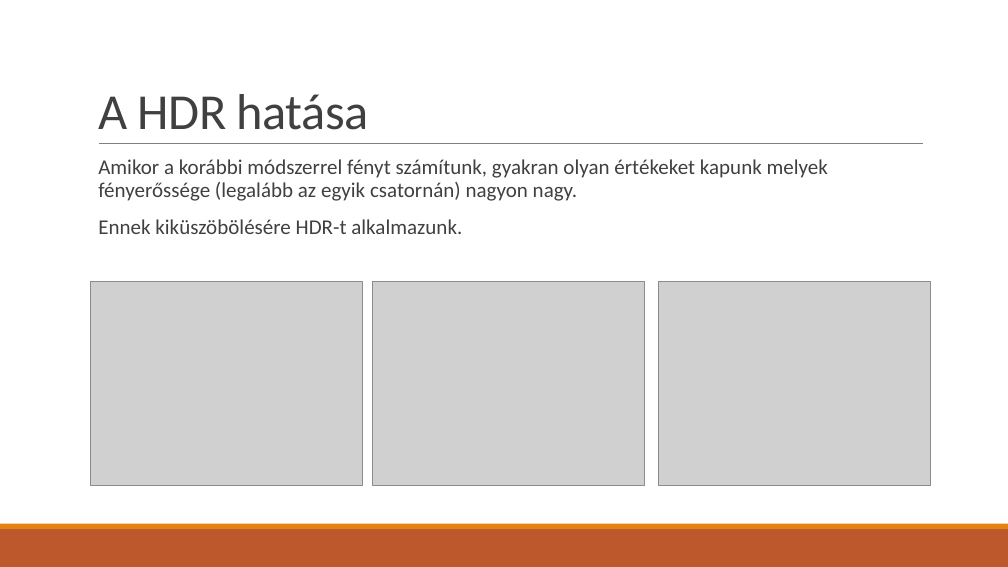
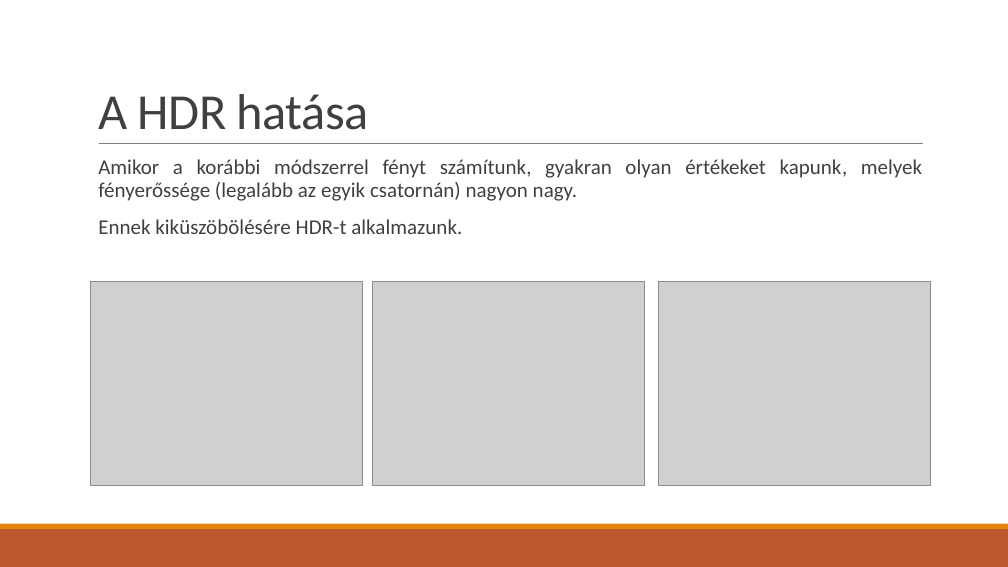
Before and after one commit to TheFlyingPiano99/AtmosphereSimulation, a slide deck: slide 10 of Docs/ppt/Atmoszféra szimuláció.pptx. Drawn at 1008x567 pixels with LibreOffice and Linux fonts; fonts in the diff are those of the drawing; grey boxes stand for pictures. Boxes give left, top, right and bottom in pixels: in the first picture for what was removed or moved away, otherwise in the second. Text is boxed around its words. In the diff, an @@ line names an element or a change of style, - is before the commit and + after.

```diff
--- a/Docs/ppt/Atmoszféra szimuláció.pptx
+++ b/Docs/ppt/Atmoszféra szimuláció.pptx
@@ text at [98,159,922,201]: text changed @@
-  Amikor a korábbi módszerrel fényt számítunk, gyakran olyan értékeket kapunk melyek fényerőssége (legalább az egyik csatornán) nagyon nagy.
+  Amikor a korábbi módszerrel fényt számítunk, gyakran olyan értékeket kapunk, melyek fényerőssége (legalább az egyik csatornán) nagyon nagy.
```
Also in this commit, not shown: 8 other slides changed, 1 slide added, 4 other files.
